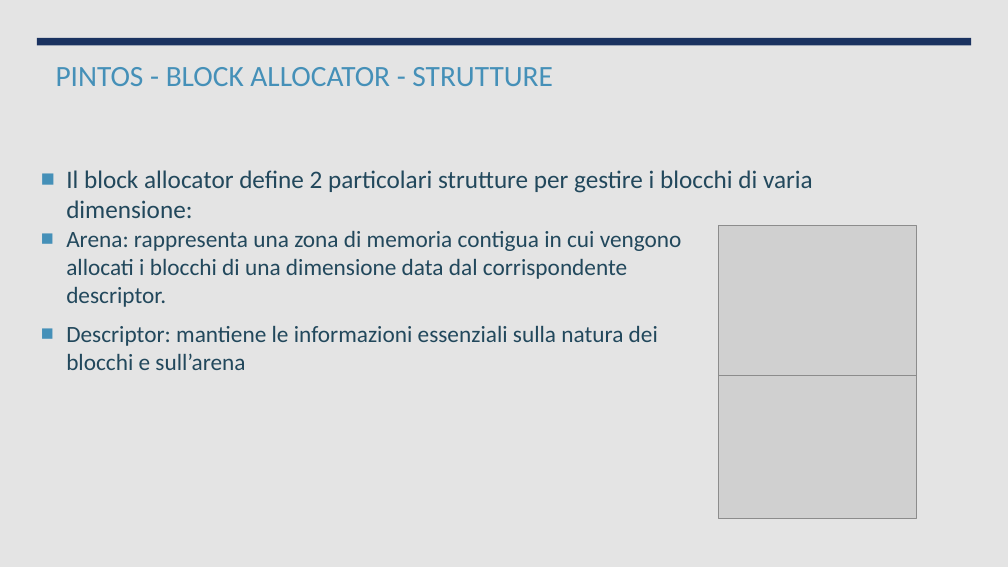
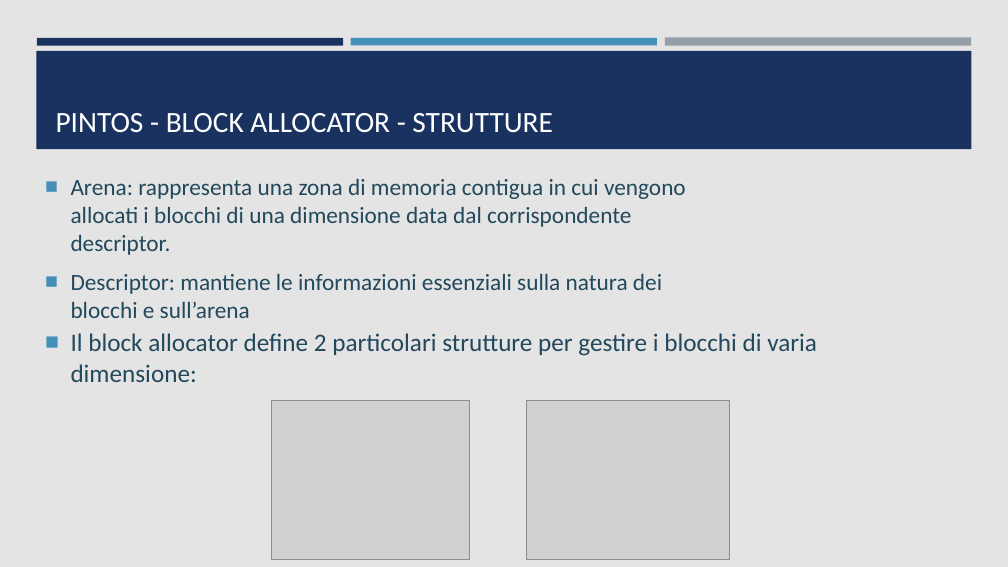
Before and after one commit to ProgrammazioneDiSistema2023-IA-ZZ/Group07, a slide deck: slide 9 of PintOS - Gestione Memoria.pptx (slide 8 before the commit). Drawn at 1008x567 pixels with LibreOffice and Linux fonts; fonts in the diff are those of the drawing; grey boxes stand for pictures. Boxes give left, top, right and bottom in pixels: in the first picture for what was removed or moved away, otherwise in the second. Text is boxed around its words. In the diff, an @@ line names an element or a change of style, - is before the commit and + after.

Commit message:
modified pptx background

```diff
--- a/PintOS - Gestione Memoria.pptx
+++ b/PintOS - Gestione Memoria.pptx
@@ background #EBEBEB to #E4E4E4 @@
@@ rectangle removed at box(0, 0, 1008, 567) @@
@@ rectangle added at box(36, 51, 972, 149), fill #1A3260 @@
@@ rectangle removed at box(37, 38, 972, 45) @@
@@ rectangle added at box(37, 38, 343, 45), fill #1A3260 @@
@@ title "PINTOS - BLOCK ALLOCATOR - ..." at box(56, 113, 553, 133): text colour #4590B8 to #FFFFFF; vertical alignment top to bottom @@
@@ rectangle added at box(351, 38, 657, 45), fill #4590B8 @@
@@ rectangle added at box(665, 38, 971, 46), fill #969FA7 @@
@@ text "Arena: rappresenta una zona di ...": place and size @@
-text "Arena: rappresenta una zona di ..." at box(66, 231, 682, 370)
+text "Arena: rappresenta una zona di ..." at box(71, 179, 686, 318)
@@ text "Il block allocator define 2 ...": place and size @@
-text "Il block allocator define 2 ..." at box(66, 170, 813, 218)
+text "Il block allocator define 2 ..." at box(71, 333, 817, 382)
@@ picture: place and size @@
-picture at box(718, 226, 917, 385)
+picture at box(271, 401, 470, 560)
@@ picture: place and size @@
-picture at box(718, 376, 917, 519)
+picture at box(527, 401, 730, 560)
```
Also in this commit, not shown: 10 other slides changed, 2 slides added, 4 other files.
